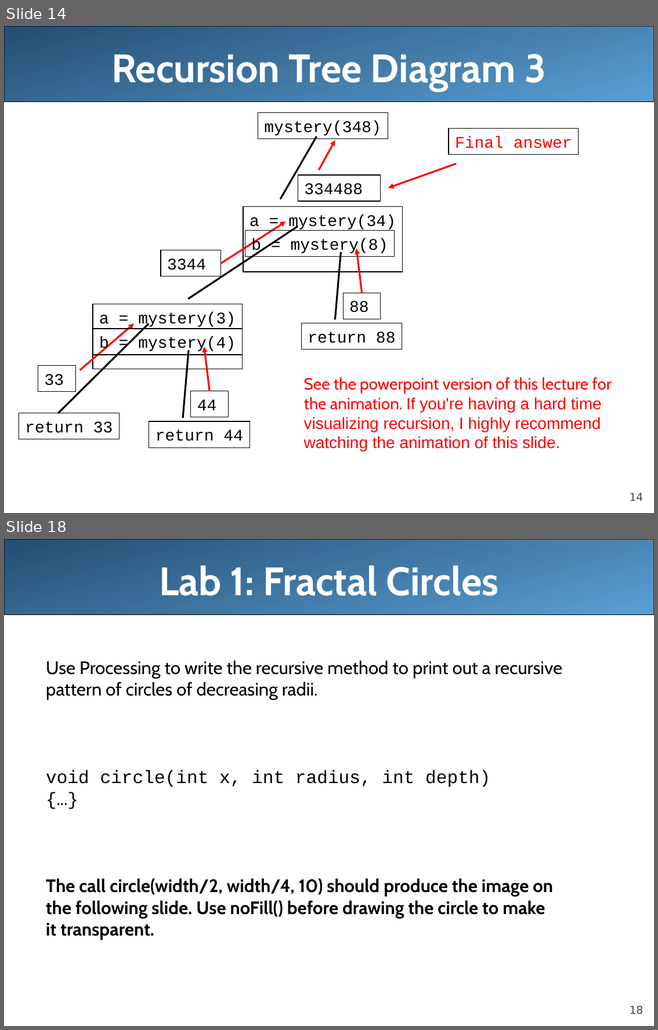
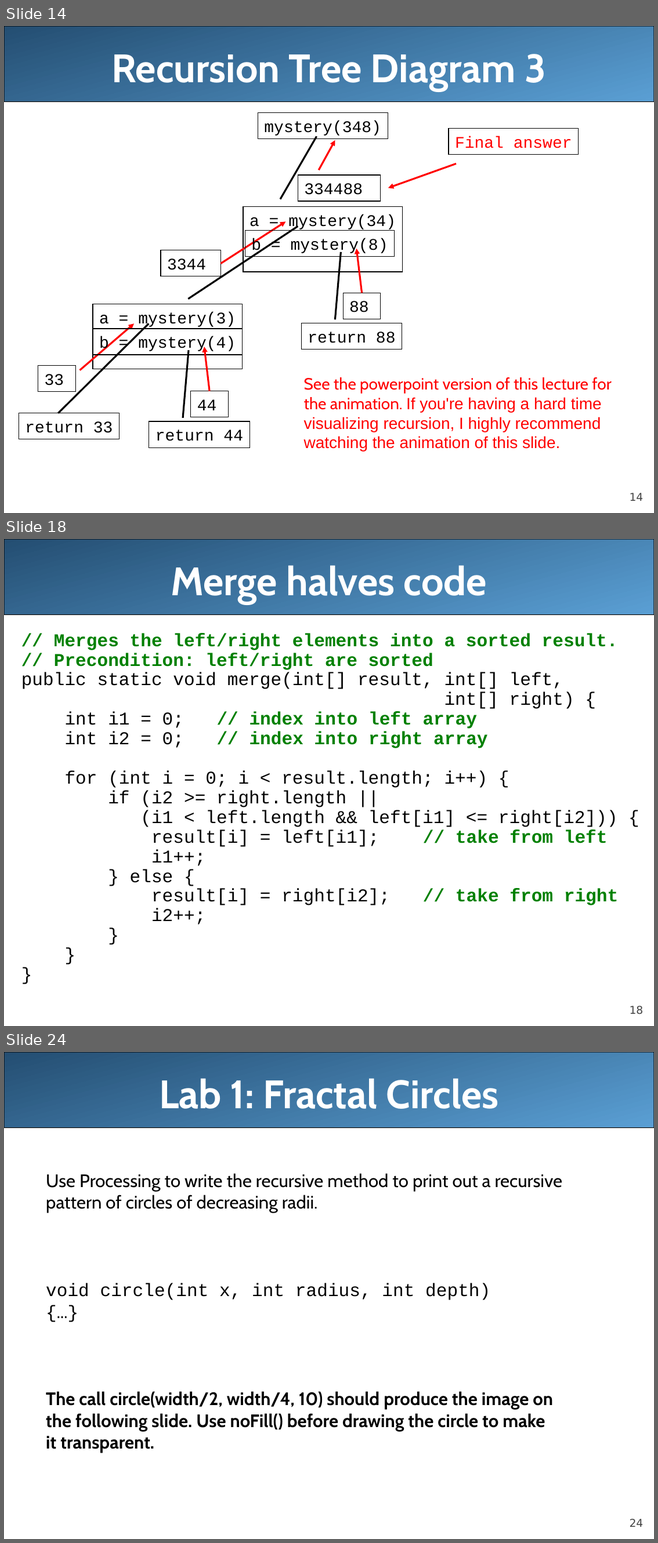
Before and after one commit to LongBaoNguyen/longbaonguyen.github.io, a slide deck: courses/apcsa/lecture23.ppt. Shown one above the other, each under a label of ours: slides 14 and 18 before the commit, slides 14, 18 and 24 after it; the slides between them are not shown. The pictures are 658x1030 and 658x1543 pixels, drawn with LibreOffice and Linux fonts; fonts in the diff are those of the drawing. Boxes give left, top, right and bottom in pixels: in the first picture for what was removed or moved away, otherwise in the second. Text is boxed around its words. In the diff, an @@ line names an element or a change of style, - is before the commit and + after.

```diff
--- a/courses/apcsa/lecture23.ppt
+++ b/courses/apcsa/lecture23.ppt
@@ slide 18 added at [4,539,654,1026], background #FFFFFF; not listed: 2 template elements that a slide beside it also shows @@
@@ title added at [170,565,487,604], 44 pt, text #FFFFFF, bold @@
+Merge halves code
@@ text added at [21,633,618,925], 20 pt, text #000000 @@
+// Merges the left/right elements into a sorted result.
+// Precondition: left/right are sorted
+public static void merge(int[] result, int[] left,
+int[] right) {
+int i1 = 0; // index into left array
+int i2 = 0; // index into right array
+for (int i = 0; i < result.length; i++) {
+if (i2 >= right.length ||
+(i1 < left.length && left[i1] <= right[i2])) {
+result[i] = left[i1]; // take from left
+i1++;
+} else {
+result[i] = right[i2]; // take from right
+i2++;
+}
+}
+}
@@ what was slide 18 is now slide 24 @@
@@ page number at [629,1519,643,1527]: text changed @@
-18
+24
```
Also in this commit, not shown: 8 other slides added, 3 slides removed, 3 other files.
